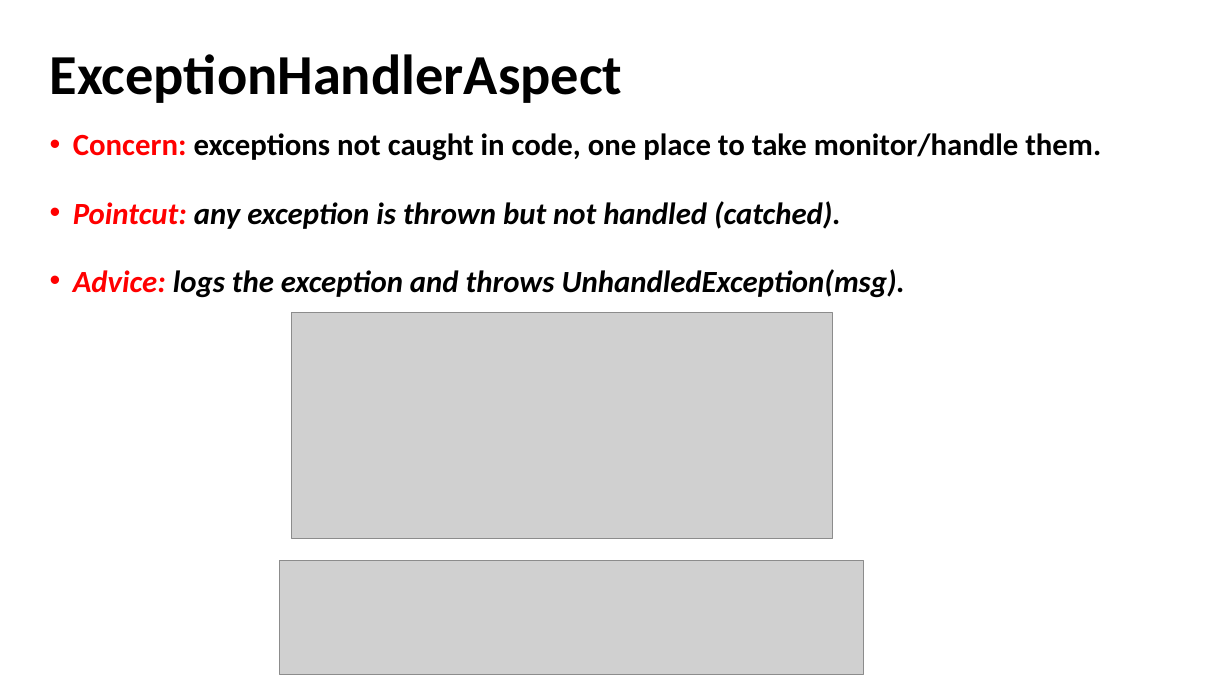
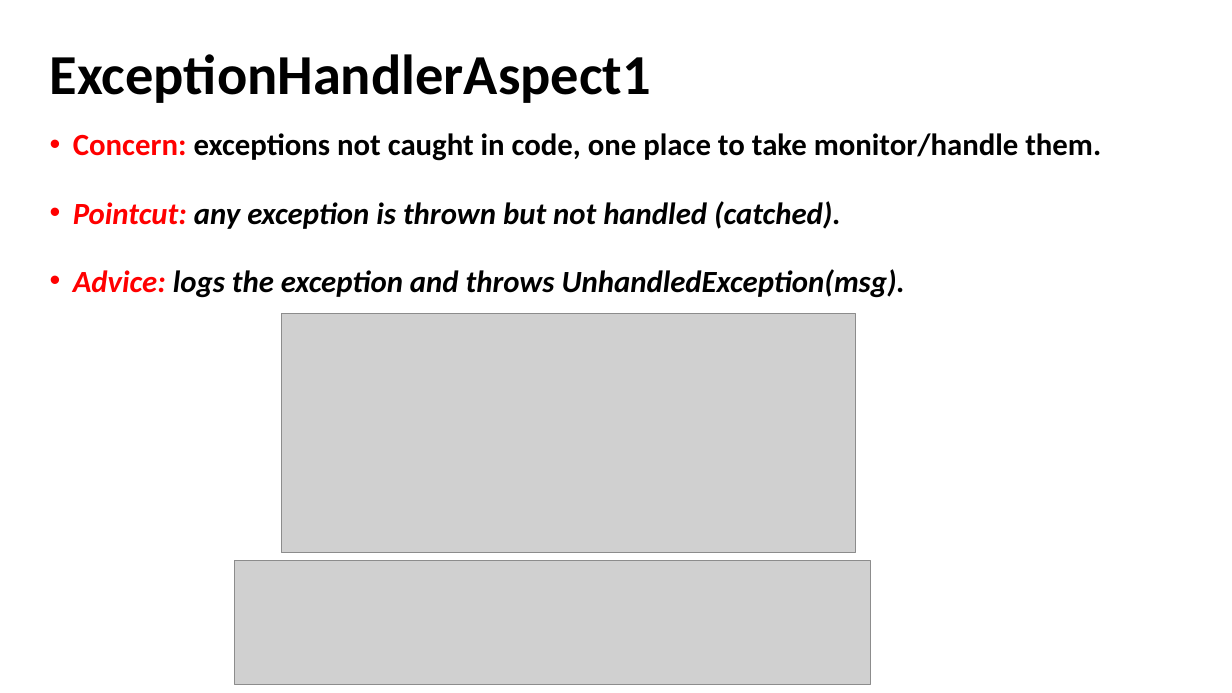
Before and after one commit to akotek/AOP, a slide deck: slide 26 of src/Final Project Presentation.pptx (slide 24 before the commit). Drawn at 1232x693 pixels with LibreOffice and Linux fonts; fonts in the diff are those of the drawing; grey boxes stand for pictures. Boxes give left, top, right and bottom in pixels: in the first picture for what was removed or moved away, otherwise in the second. Text is boxed around its words. In the diff, an @@ line names an element or a change of style, - is before the commit and + after.

Commit message:
ValidationAspect impl, naming changes, logger additions

```diff
--- a/src/Final Project Presentation.pptx
+++ b/src/Final Project Presentation.pptx
@@ title at [50,54,651,103]: text changed @@
-ExceptionHandlerAspect
+ExceptionHandlerAspect1
@@ picture: place and size @@
-picture at [291,313,833,539]
+picture at [281,314,855,554]
@@ picture: place and size @@
-picture at [280,561,864,675]
+picture at [235,561,872,685]
```
Also in this commit, not shown: 9 other slides changed, 9 slides added, 3 slides removed, 4 other files.
